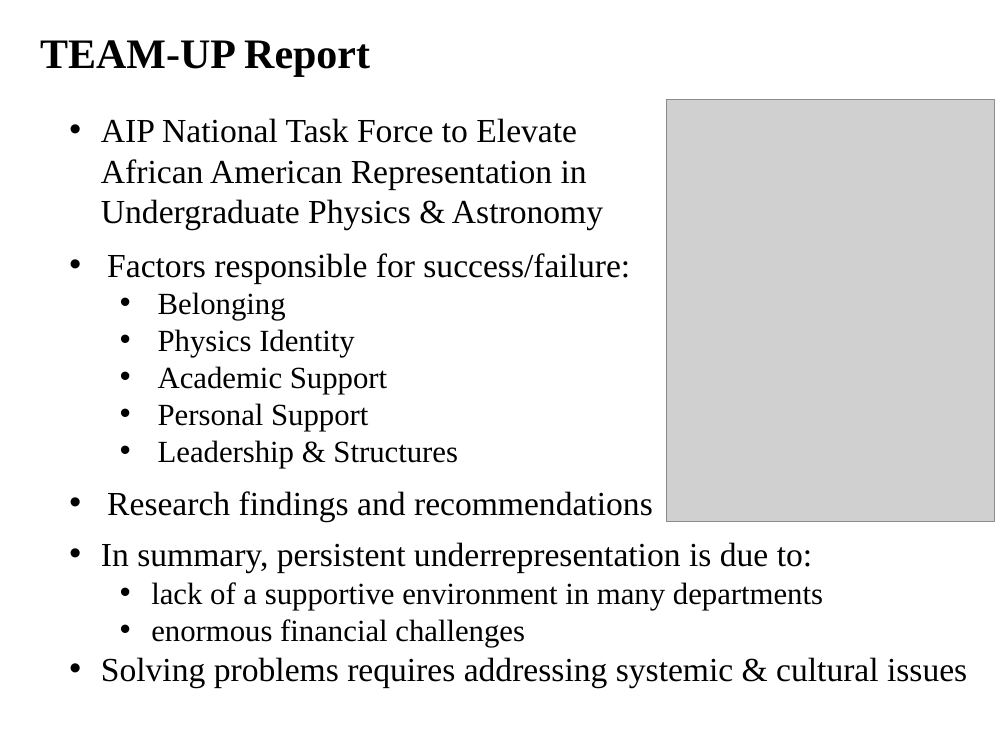
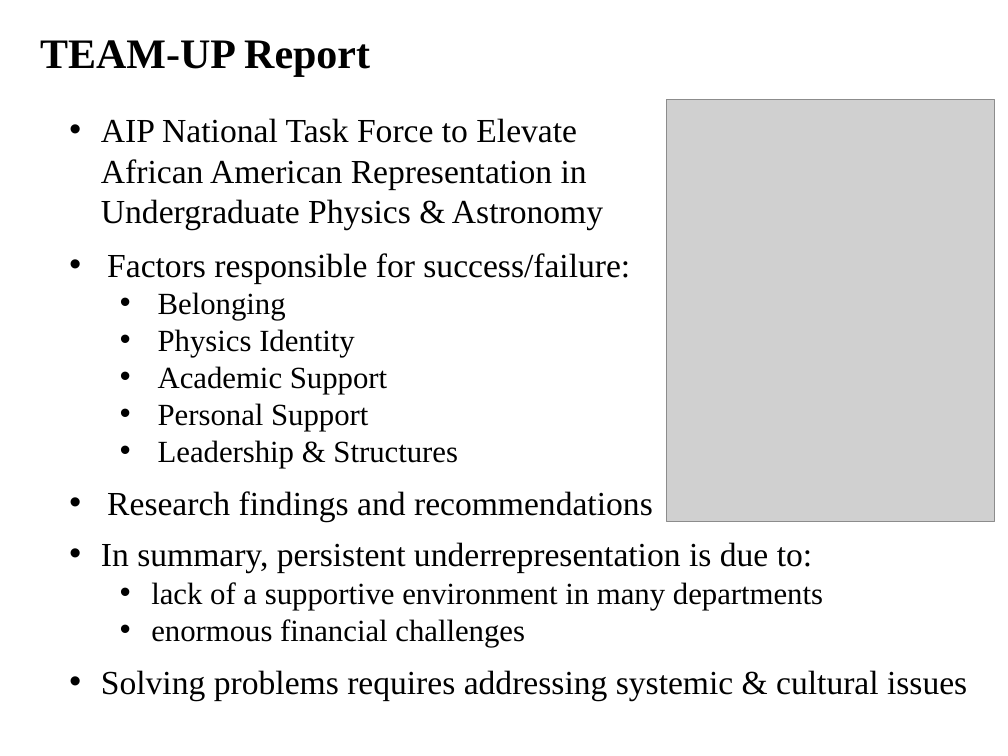
Before and after one commit to ajvanderhorst/PhysicsCapstoneGW, a slide deck: slide 4 of Topics/Slides/ClassCommunity2DiversityInclusion.pptx. Drawn at 1008x756 pixels with LibreOffice and Linux fonts; fonts in the diff are those of the drawing; grey boxes stand for pictures. Boxes give left, top, right and bottom in pixels: in the first picture for what was removed or moved away, otherwise in the second. Text is boxed around its words. In the diff, an @@ line names an element or a change of style, - is before the commit and + after.

```diff
--- a/Topics/Slides/ClassCommunity2DiversityInclusion.pptx
+++ b/Topics/Slides/ClassCommunity2DiversityInclusion.pptx
@@ text "In summary, persistent underrepresentation is ..." rewrapped from bbox=[101, 542, 967, 687] to bbox=[101, 542, 967, 701] @@
```
Also in this commit, not shown: 10 other slides changed, 4 slides added, 1 slide removed, 2 other files.
